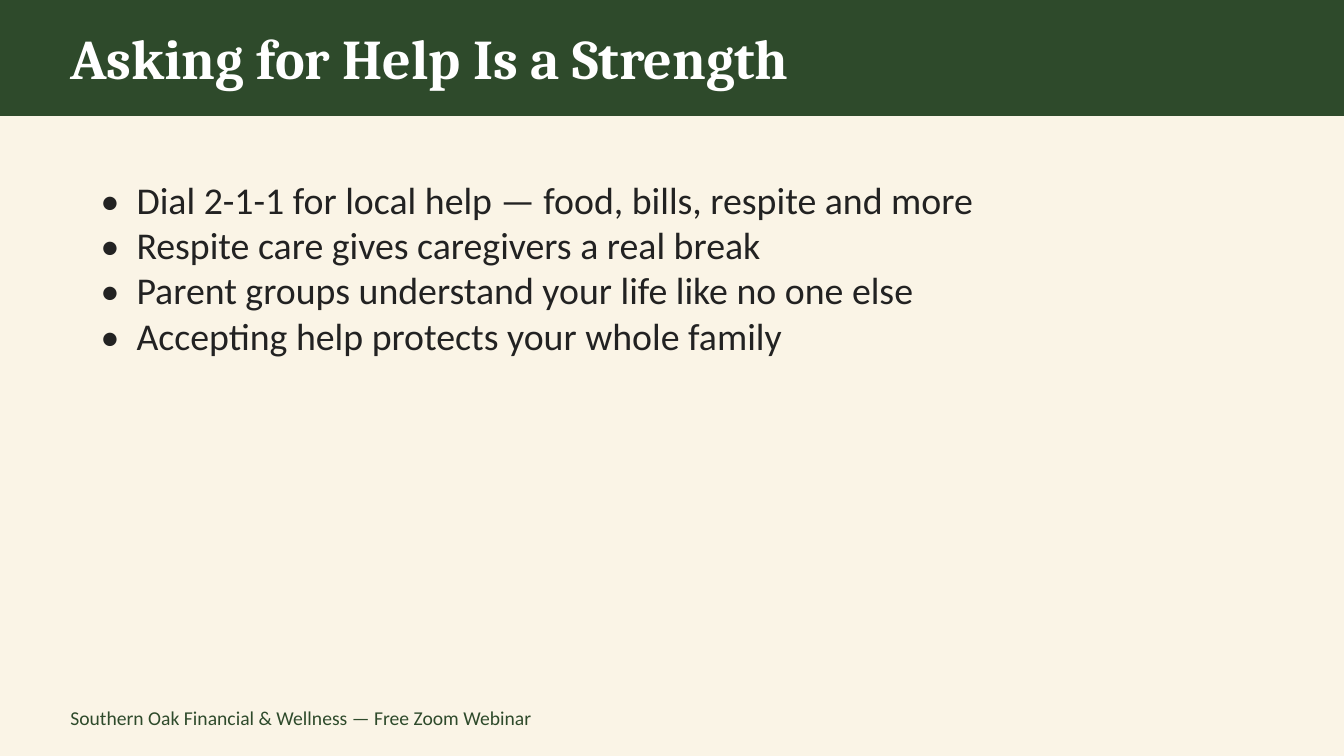
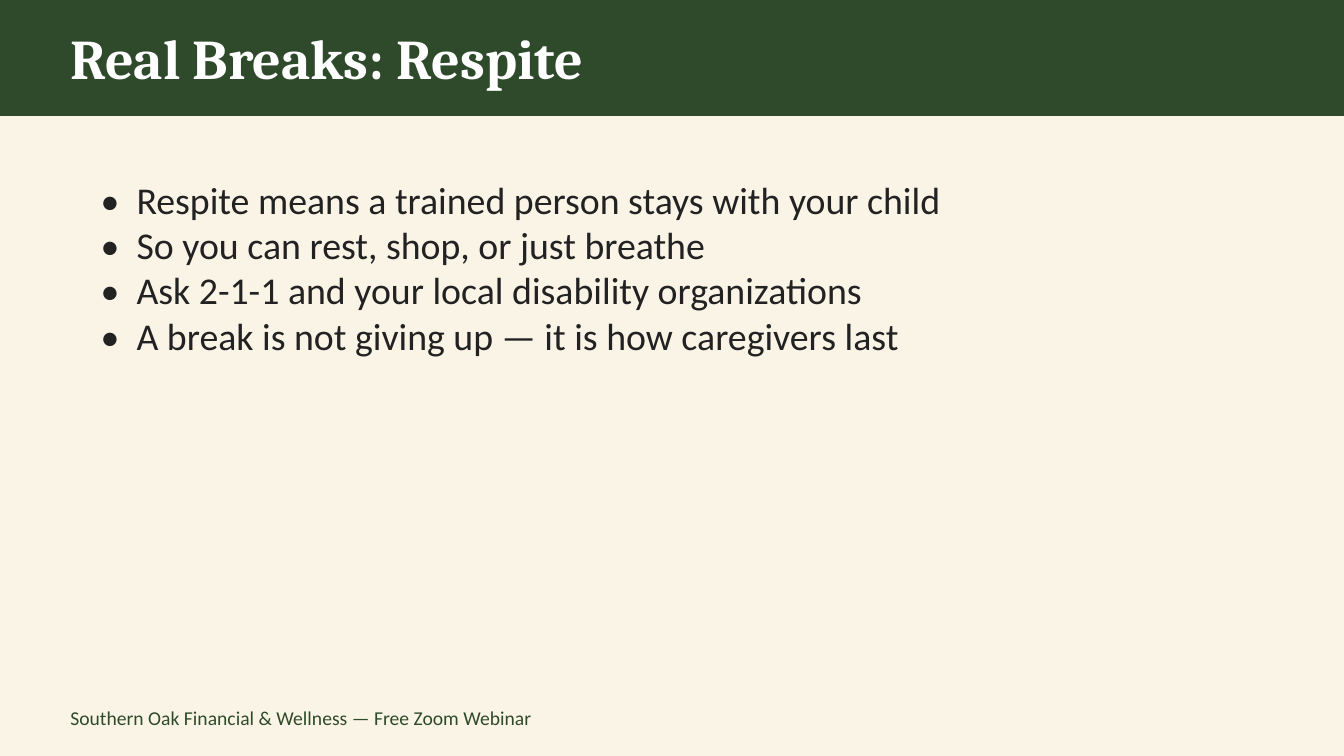
Before and after one commit to southernoakfw-ja/southernoakfw-ja.github.io, a slide deck: slide 10 of assets/Caregiver-Webinar-Nov13.pptx. Drawn at 1344x756 pixels with LibreOffice and Linux fonts; fonts in the diff are those of the drawing. Boxes give left, top, right and bottom in pixels: in the first picture for what was removed or moved away, otherwise in the second. Text is boxed around its words. In the diff, an @@ line names an element or a change of style, - is before the commit and + after.

```diff
--- a/assets/Caregiver-Webinar-Nov13.pptx
+++ b/assets/Caregiver-Webinar-Nov13.pptx
@@ text at (x1=70, y1=40, x2=583, y2=91): text changed @@
-Asking for Help Is a Strength
+Real Breaks: Respite
@@ text at (x1=137, y1=187, x2=940, y2=357): text changed @@
-• Dial 2-1-1 for local help — food, bills, respite and more
-• Respite care gives caregivers a real break
-• Parent groups understand your life like no one else
-• Accepting help protects your whole family
+• Respite means a trained person stays with your child
+• So you can rest, shop, or just breathe
+• Ask 2-1-1 and your local disability organizations
+• A break is not giving up — it is how caregivers last
```
Also in this commit, not shown: 7 other slides changed, 3 slides added, 4 slides removed, 6 other files.
